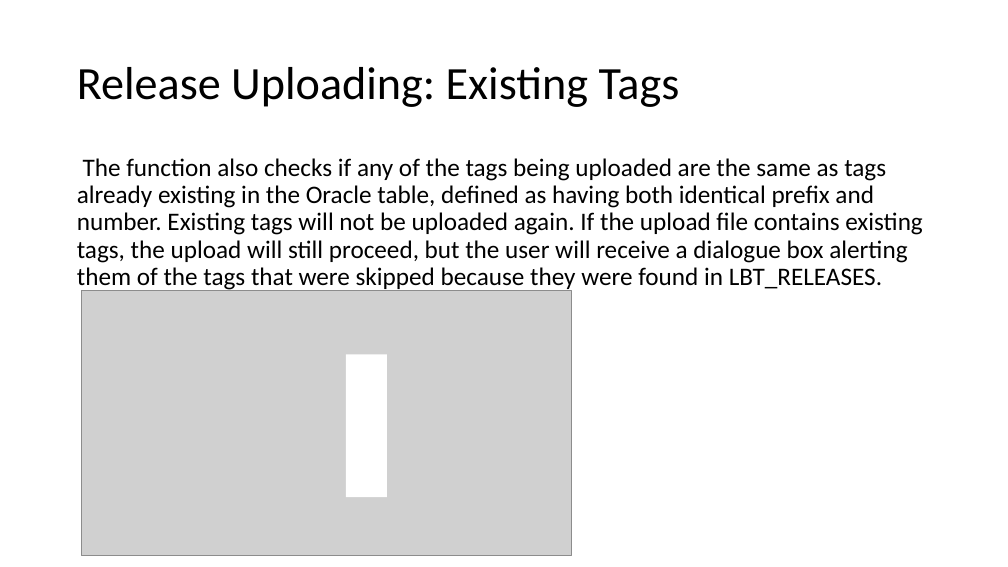
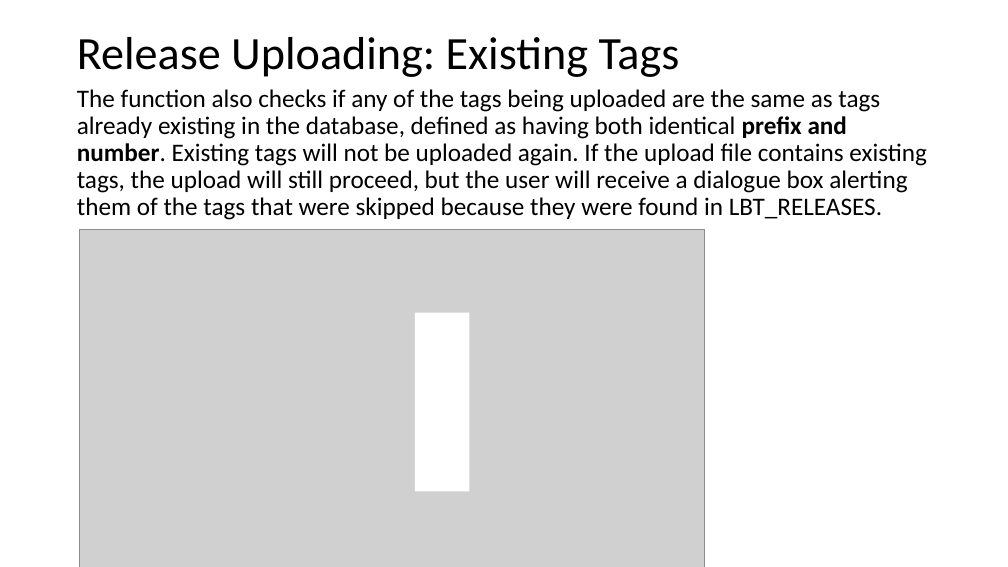
Before and after one commit to LobsterScience/LobTag2, a slide deck: slide 18 of data/user_guide.pptx (slide 16 before the commit). Drawn at 1008x567 pixels with LibreOffice and Linux fonts; fonts in the diff are those of the drawing; grey boxes stand for pictures. Boxes give left, top, right and bottom in pixels: in the first picture for what was removed or moved away, otherwise in the second. Text is boxed around its words. In the diff, an @@ line names an element or a change of style, - is before the commit and + after.

Commit message:
updates to user guide

```diff
--- a/data/user_guide.pptx
+++ b/data/user_guide.pptx
@@ title "Release Uploading: Existing Tags": place and size @@
-title "Release Uploading: Existing Tags" at (77, 67, 680, 107)
+title "Release Uploading: Existing Tags" at (77, 37, 680, 77)
@@ text at (77, 89, 927, 220): text changed @@
-The function also checks if any of the tags being uploaded are the same as tags already existing in the Oracle table, defined as having both identical prefix and number. Existing tags will not be uploaded again. If the upload file contains existing tags, the upload will still proceed, but the user will receive a dialogue box alerting them of the tags that were skipped because they were found in LBT_RELEASES.
+The function also checks if any of the tags being uploaded are the same as tags already existing in the database, defined as having both identical prefix and number. Existing tags will not be uploaded again. If the upload file contains existing tags, the upload will still proceed, but the user will receive a dialogue box alerting them of the tags that were skipped because they were found in LBT_RELEASES.
@@ picture: place and size @@
-picture at (81, 290, 572, 556)
+picture at (79, 230, 705, 567)
@@ rectangle: place and size @@
-rectangle at (346, 355, 387, 498)
+rectangle at (415, 313, 470, 492)
```
Also in this commit, not shown: 18 other slides changed, 3 slides added, 2 other files.
